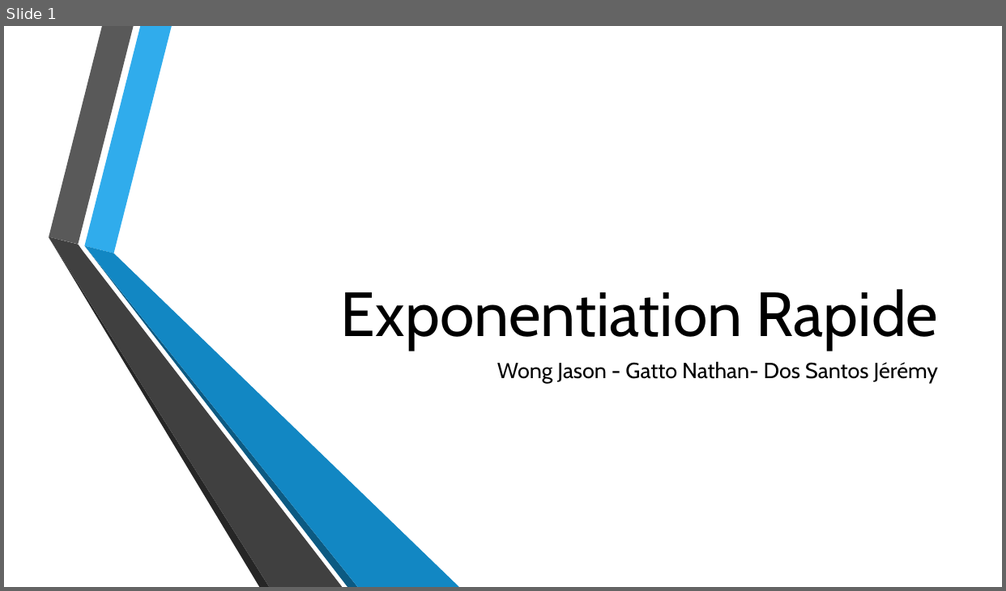
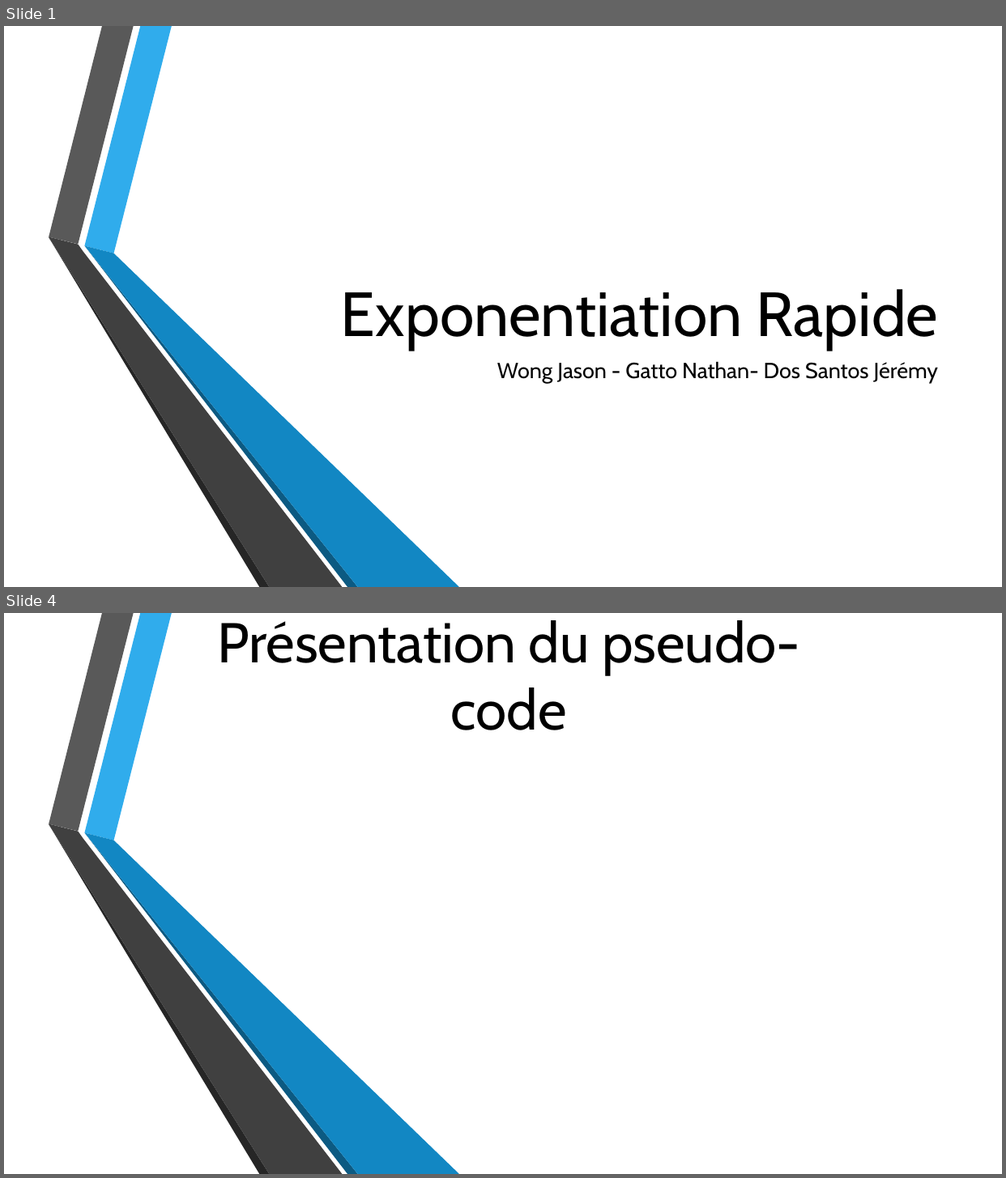
Before and after one commit to Linkoun/Exponentiation_Rapide, a slide deck: Présentation.pptx. Shown one above the other, each under a label of ours: slide 1 before the commit, slides 1 and 4 after it; the slides between them are not shown. The pictures are 1006x591 and 1006x1178 pixels, drawn with LibreOffice and Linux fonts; fonts in the diff are those of the drawing; background and template pictures are left out. Boxes give left, top, right and bottom in pixels: in the first picture for what was removed or moved away, otherwise in the second. Text is boxed around its words. In the diff, an @@ line names an element or a change of style, - is before the commit and + after.

```diff
--- a/Présentation.pptx
+++ b/Présentation.pptx
@@ slide 4 added at [4,613,1002,1174], background picture (left out); not listed: 6 template elements that a slide beside it also shows @@
@@ title added at [217,620,800,730], 54 pt, text #000000 @@
+Présentation du pseudo-code
```
Also in this commit, not shown: 1 slide changed, 4 other slides added.
